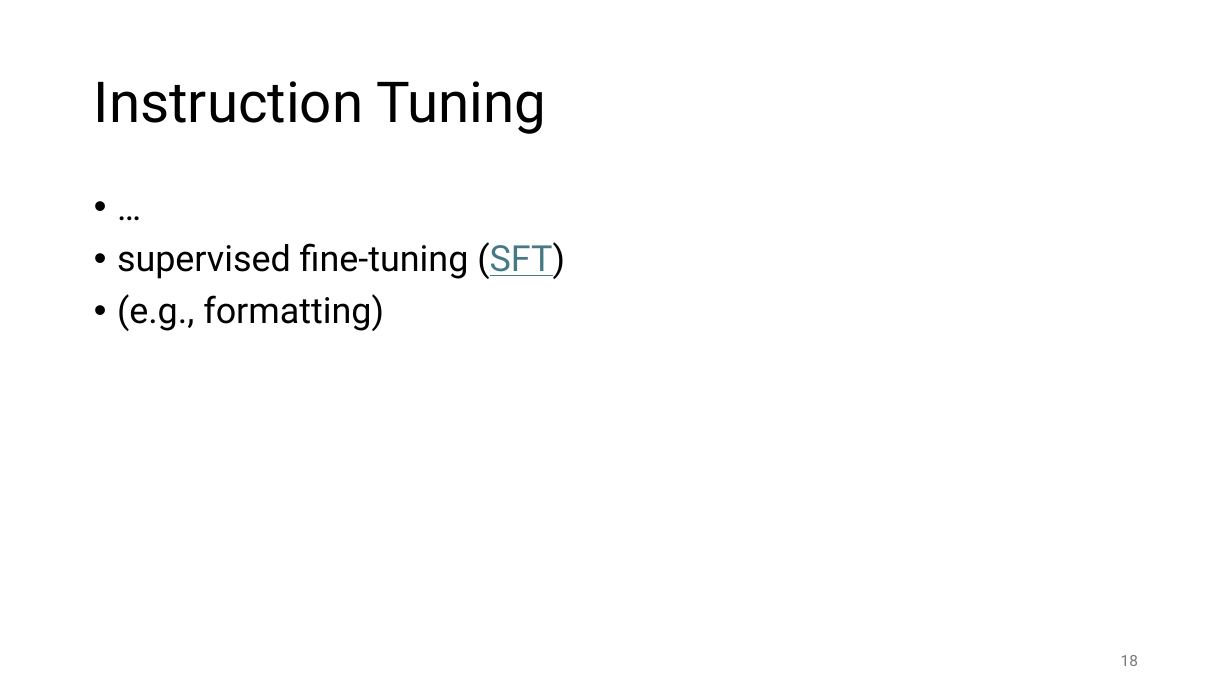
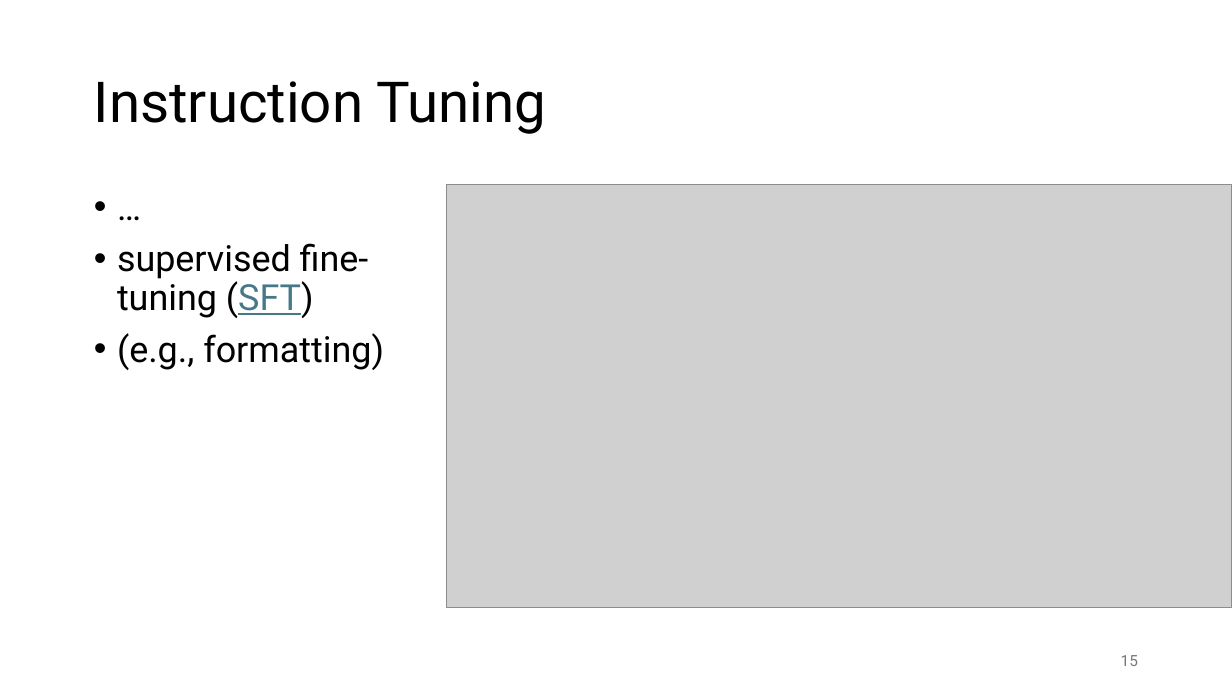
Before and after one commit to FelixWick/language_models, a slide deck: slide 15 of slides/5_finetuning.pptx (slide 18 before the commit). Drawn at 1232x693 pixels with LibreOffice and Linux fonts; fonts in the diff are those of the drawing; grey boxes stand for pictures. Boxes give left, top, right and bottom in pixels: in the first picture for what was removed or moved away, otherwise in the second. Text is boxed around its words. In the diff, an @@ line names an element or a change of style, - is before the commit and + after.

```diff
--- a/slides/5_finetuning.pptx
+++ b/slides/5_finetuning.pptx
@@ text "…" rewrapped from (x1=117, y1=242, x2=565, y2=331) to (x1=117, y1=243, x2=384, y2=370) @@
@@ picture added at (x1=446, y1=185, x2=1232, y2=608) @@
```
Also in this commit, not shown: 9 other slides changed, 5 slides removed.
